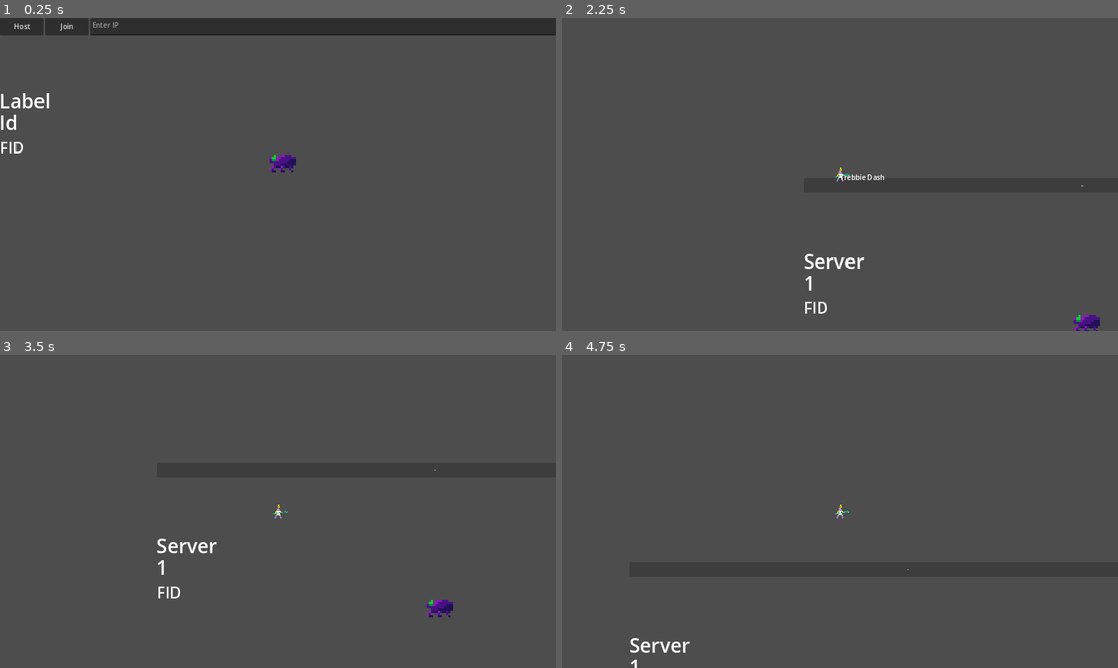
Above: before the commit, frames 1-4 (two rows, left to right).
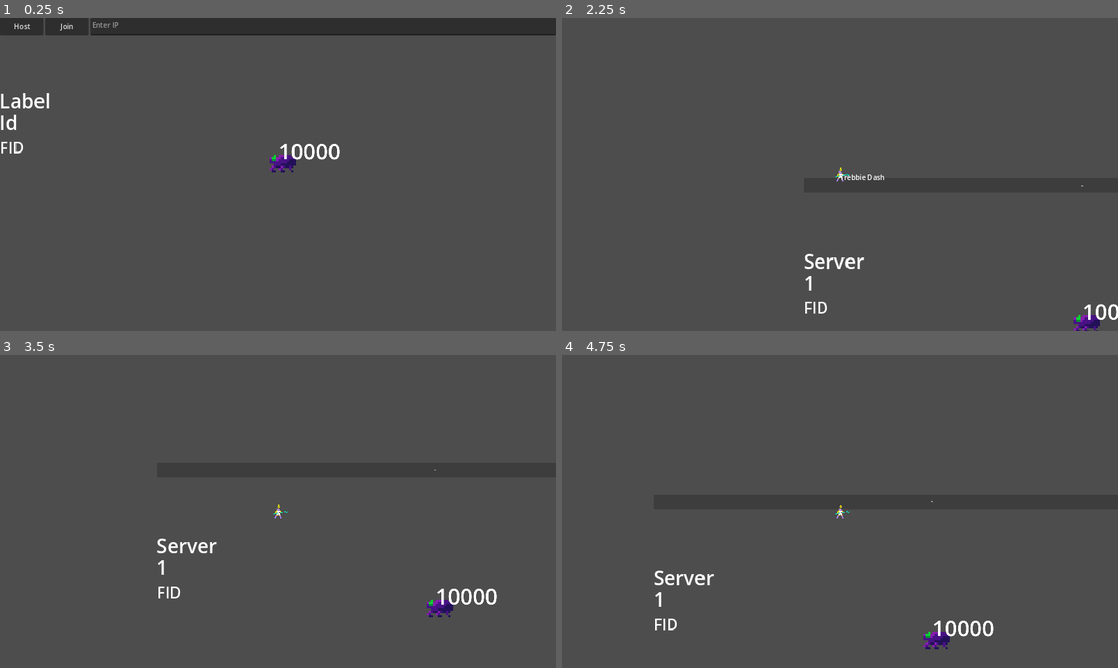
Above: after the commit, the same moments.

Repository: lokasc/rsPrototype
Game: Godot game, scene res://ver_1/game/main/game_manager.tscn
Same seed, same stepped clock (60 frames per second), same inputs: the game is played once before the commit and once after it.
Inputs (mouse positions are in pixels of both pictures, inside the frame that each line leads up to):
- Up to frame 1 (0.25 s): no input
- Up to frame 2 (2.25 s): click (884, 27) at 0.52 s; type "12" at 0.6 s; click "Host" at 1.25 s; tap Enter at 2 s; move the mouse to (962, 158) at 2.02 s; hold D (right) from 2.03 s (still down); tap E (ability_1) at 2.1 s
- Up to frame 3 (3.5 s): move the mouse to (300, 505) at 2.77 s; release D (right) at 2.78 s; hold S (down) from 2.78 s (still down); click (300, 505) at 2.85 s
- Up to frame 4 (4.75 s): move the mouse to (895, 442) at 3.52 s; release S (down) at 3.53 s; hold D (right) 3.53-4.28 s; tap E (ability_1) at 3.6 s; move the mouse to (812, 574) at 4.27 s; hold W (up) from 4.28 s (still down); click (812, 574) at 4.35 s

The runs differ from the first frame. In frame 1, 0.2% of the frame differs, in the area x 50-62%, y 40-46%; in frame 2, 0.1%; in frame 3, 0.2%; in frame 4, 1.0%, in the area x 12-78%, y 46-100%.

Commit message:
Added visuals for bleed
- Use this to test visual synchronization on client

Diff:
--- a/ver_1/character/enemy/Dummy/dummy.gd
+++ b/ver_1/character/enemy/Dummy/dummy.gd
@@ -16,6 +16,10 @@
 	hitbox.area_entered.connect(on_hit)
 	pass
 
+func _process(delta: float) -> void:
+	# display my health please thank u very much
+	$Label.text = str(current_health)
+
 func on_hit(area : Area2D):
 	if !multiplayer.is_server(): return
 
--- a/ver_1/character/enemy/Dummy/dummy.tscn
+++ b/ver_1/character/enemy/Dummy/dummy.tscn
@@ -3,6 +3,11 @@
 [ext_resource type="Script" path="res://ver_1/character/enemy/Dummy/dummy.gd" id="1_t3ry6"]
 [ext_resource type="PackedScene" uid="uid://c48dnnj6ck6nx" path="res://ver_1/status_effects/status_holder.tscn" id="2_nybyr"]
 [ext_resource type="Texture2D" uid="uid://c4raa8pik23k4" path="res://Godlucdimje_Demo_Cubes.png" id="2_pbgnb"]
+
+[sub_resource type="SceneReplicationConfig" id="SceneReplicationConfig_t27sw"]
+properties/0/path = NodePath(".:position")
+properties/0/spawn = true
+properties/0/replication_mode = 1
 
 [sub_resource type="CapsuleShape2D" id="CapsuleShape2D_2cp4r"]
 radius = 35.0
@@ -15,13 +20,11 @@
 [sub_resource type="CircleShape2D" id="CircleShape2D_gmdls"]
 radius = 27.6134
 
-[sub_resource type="SceneReplicationConfig" id="SceneReplicationConfig_t27sw"]
-properties/0/path = NodePath(".:position")
-properties/0/spawn = true
-properties/0/replication_mode = 1
-
 [node name="Dummy" type="CharacterBody2D"]
 script = ExtResource("1_t3ry6")
+
+[node name="MultiplayerSynchronizer" type="MultiplayerSynchronizer" parent="."]
+replication_config = SubResource("SceneReplicationConfig_t27sw")
 
 [node name="StatusHolder" parent="." instance=ExtResource("2_nybyr")]
 
@@ -36,7 +39,7 @@
 
 [node name="HurtBox" type="Area2D" parent="."]
 collision_layer = 4
-collision_mask = 4
+collision_mask = 0
 
 [node name="CollisionShape2D" type="CollisionShape2D" parent="HurtBox"]
 rotation = 1.5708
@@ -44,8 +47,8 @@
 debug_color = Color(0.930156, 0.224969, 0.360381, 0.42)
 
 [node name="HitBox" type="Area2D" parent="."]
-collision_layer = 4
-collision_mask = 6
+collision_layer = 0
+collision_mask = 2
 
 [node name="CollisionShape2D" type="CollisionShape2D" parent="HitBox"]
 rotation = 1.5708
@@ -53,5 +56,9 @@
 shape = SubResource("CircleShape2D_gmdls")
 debug_color = Color(0, 0.592183, 0.742917, 0.42)
 
-[node name="MultiplayerSynchronizer" type="MultiplayerSynchronizer" parent="."]
-replication_config = SubResource("SceneReplicationConfig_t27sw")
+[node name="Label" type="Label" parent="."]
+offset_left = -20.0
+offset_top = -127.0
+offset_right = 20.0
+offset_bottom = -58.0
+theme_override_font_sizes/font_size = 100
--- a/ver_1/character/hero/Trebbie/trebbie.tscn
+++ b/ver_1/character/hero/Trebbie/trebbie.tscn
@@ -22,7 +22,7 @@
 properties/1/replication_mode = 2
 properties/2/path = NodePath(".:position")
 properties/2/spawn = true
-properties/2/replication_mode = 0
+properties/2/replication_mode = 1
 properties/3/path = NodePath("MultiplayerSynchronizer:mouse_pos")
 properties/3/spawn = true
 properties/3/replication_mode = 1
@@ -139,7 +139,6 @@
 action_name = "Trebbie Attack"
 
 [node name="TrebbieDash" parent="." instance=ExtResource("4_s00wb")]
-zero_cd = true
 action_name = "Trebbie Dash"
 
 [node name="CollisionShape2D" type="CollisionShape2D" parent="."]
--- a/ver_1/status_effects/bleed.gd
+++ b/ver_1/status_effects/bleed.gd
@@ -7,6 +7,9 @@
 
 var duration_time
 var current_time
+var visual_time
+
+var bleed_visual_time = 0.2# Time for the bleed red color to be displayed
 
 # Constructor, affects new() function for creating new copies of Bleed.
 func _init(_bleed_dmg, _duration, _rate):
@@ -16,12 +19,18 @@
 	pass
 
 func on_added():
-	current_time = 0
+	current_time = bleed_visual_time
 	duration_time = 0
+	visual_time = 0
 
 func update(_delta):
 	current_time += _delta
 	duration_time += _delta
+	visual_time += _delta
+
+	if visual_time >= bleed_visual_time:
+		character.modulate = Color.WHITE
+		visual_time = 0
 
 	if current_time >= rate:
 		current_time = 0
@@ -31,5 +40,10 @@
 	if duration_time >= duration:
 		holder.remove_status(self)
 
+func on_removed():
+	character.modulate = Color.WHITE
+
 func bleed():
 	character.take_damage(bleed_dmg)
+	character.modulate = Color.RED
+	visual_time = 0
--- a/ver_1/status_effects/status_holder.gd
+++ b/ver_1/status_effects/status_holder.gd
@@ -9,6 +9,7 @@
 func add_status(status : BaseStatus):
 	status.character = character
 	status.holder = self
+
 
 	status.on_added()
 	statuses.append(status)
